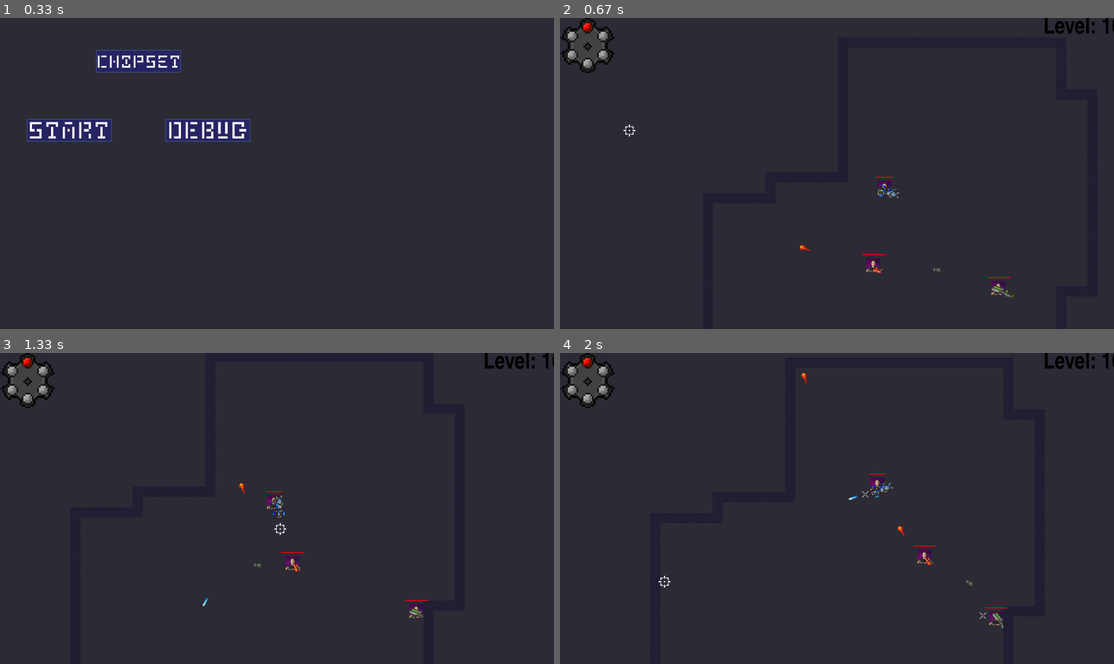
Above: before the commit, frames 1-4 (two rows, left to right).
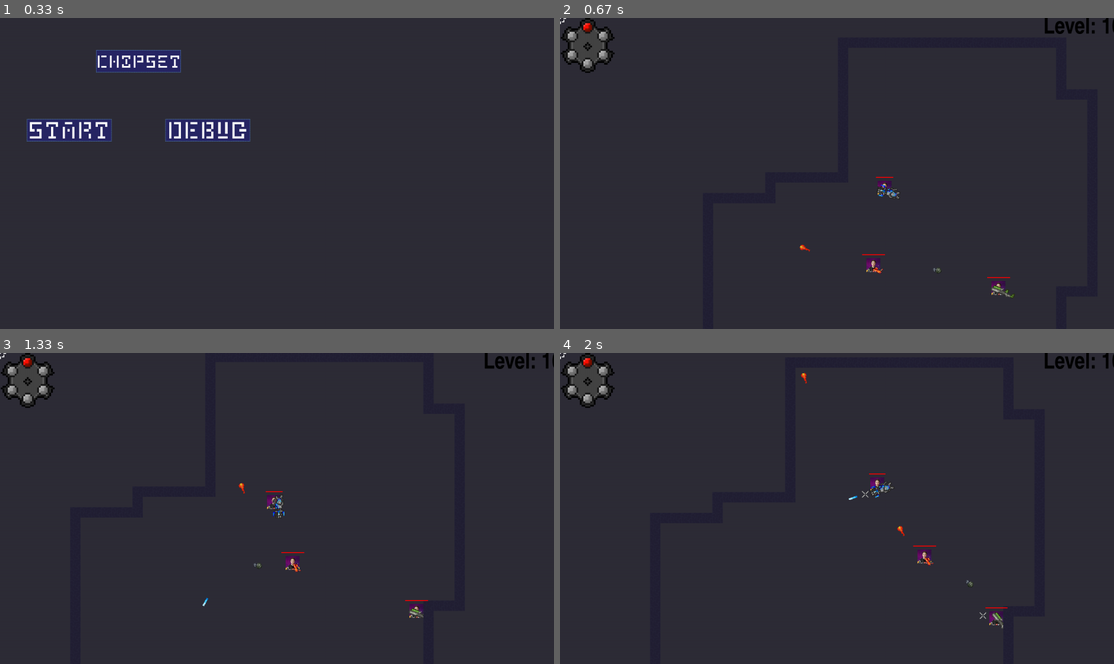
Above: after the commit, the same moments.

Repository: RyDawg-Studios/Chipset
Game: pygame game, started from main.py
The game is run twice, just before and just after one commit, with the same random seed, the same clock (stepped at 60 frames per second) and the same inputs.
Inputs (mouse positions are in pixels of both pictures, inside the frame that each line leads up to):
- Up to frame 1 (0.33 s): no input
- Up to frame 2 (0.67 s): click (626, 129) at 0.38 s
- Up to frame 3 (1.33 s): tap Space at 0.67, 1.07 s; hold Right from 1 s (still down); move the mouse to (277, 530) at 1.03 s
- Up to frame 4 (2 s): tap Space at 1.37, 1.57, 1.9 s; release Right at 1.47 s; hold Up 1.5-1.8 s; move the mouse to (892, 576) at 1.53 s; hold Right from 1.83 s (still down); move the mouse to (665, 580) at 1.87 s

Frame 1 is identical in both runs. In frame 2, less than 0.1% of the frame differs, in the area x 0-14%, y 0-39%; in frame 3, less than 0.1%; in frame 4, less than 0.1%, in the area x 0-20%, y 0-76%.

Commit message:
Fixes from last push

Diff:
--- a/data/engine/PyDawgEngine.py
+++ b/data/engine/PyDawgEngine.py
@@ -50,9 +50,9 @@
         self.display_manager = DisplayManager(pde=self)
         self.display_manager.active = True
 
-        if self.config_manager.config["config"]["network"]["connectToServer"]:
-            self.network_manager = NetworkManager(pde=self)
-            self.network_manager.active = True
+
+        self.network_manager = NetworkManager(pde=self)
+        self.network_manager.active = True
 
         self.active = False
 
@@ -67,12 +67,12 @@
         self.startengine()
 
     def startengine(self):
-        for man in [self.config_manager, self.input_manager, self.display_manager, self.event_manager, self.mouse_manager, self.level_manager, self.player_manager]:
+        for man in [self.network_manager, self.config_manager, self.input_manager, self.display_manager, self.event_manager, self.mouse_manager, self.level_manager, self.player_manager]:
             if man.active == False:
                 raise Exception(str(man) + " Was not active on engine start. Did you properly initialize it?")
             else: man.active == True
 
-        for man in [self.config_manager, self.input_manager, self.display_manager, self.event_manager, self.mouse_manager, self.level_manager, self.player_manager]:
+        for man in [self.network_manager, self.config_manager, self.input_manager, self.display_manager, self.event_manager, self.mouse_manager, self.level_manager, self.player_manager]:
             if man.active == False:
                 raise Exception(str(man) + " Was not active on engine start. Did you properly initialize it?")
             else: man.activate()
--- a/data/topdownshooter/content/objects/player/player.py
+++ b/data/topdownshooter/content/objects/player/player.py
@@ -21,7 +21,7 @@
 
 
 class ShooterPlayer(ShooterEntity):
-    def __init__(self, man, pde, position=None, hp=400):
+    def __init__(self, man, pde, position=[0,0], hp=400):
         super().__init__(man, pde, position=position)
         self.maxhp = 400
         self.hp = hp
@@ -87,13 +87,8 @@
         self.pde.game.playerData.loadout = self.weapons.copy()
         self.pde.game.playerData.currentWeapon = self.currentweapon
 
-
-
-        self.components["Sprite"].scale = self.scale
-
-
         self.settargetposition()
-        self.managereticle()
+        #self.managereticle()
 
         if self.weapon != None:
             self.weapon.rotation = objectlookatposition(self.weapon, self.target)
